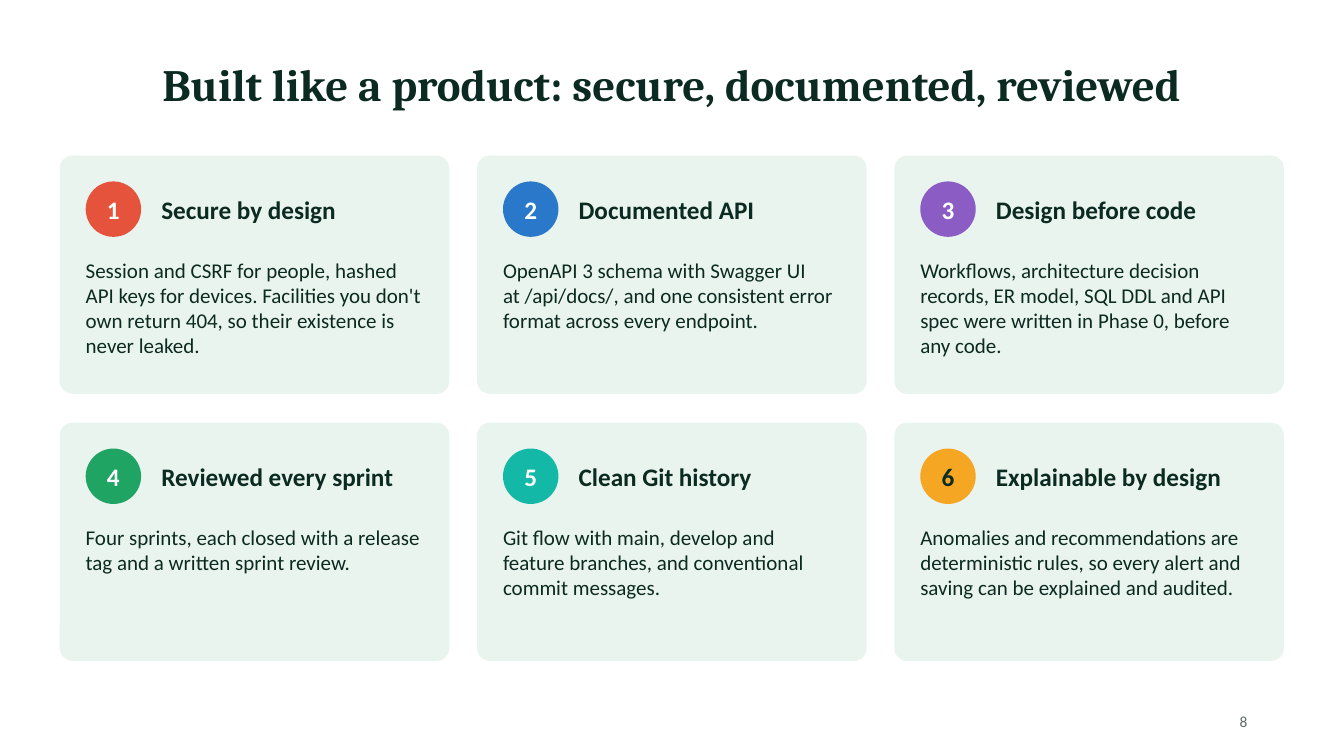
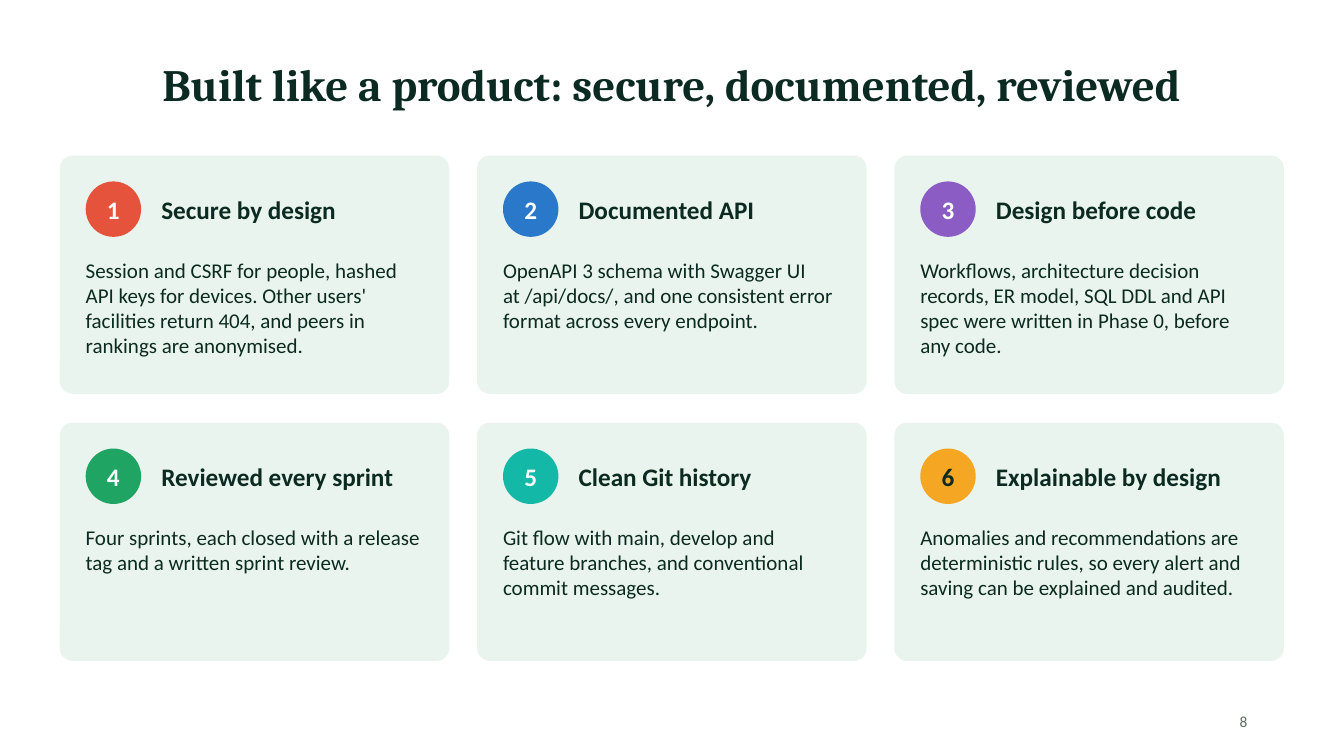
Before and after one commit to Priyanshu2068/mca2-fsdpython-greengrid, a slide deck: slide 8 of submission/2_Project_Presentation.pptx. Drawn at 1344x756 pixels with LibreOffice and Linux fonts; fonts in the diff are those of the drawing. Boxes give left, top, right and bottom in pixels: in the first picture for what was removed or moved away, otherwise in the second. Text is boxed around its words. In the diff, an @@ line names an element or a change of style, - is before the commit and + after.

Commit message:
docs(submission): regenerate PDFs, Word files and deck with the latest changes
All documents now reflect the post-release enhancements (92 tests, 8 pages, role
matrix, user onboarding, add facility, change password, anonymous ranking, live
refresh, solar and diesel telemetry, Docker). The code PDF includes the Docker
files, and the generated PDFs contain no local build paths.

```diff
--- a/submission/2_Project_Presentation.pptx
+++ b/submission/2_Project_Presentation.pptx
@@ text at bbox=[86, 263, 397, 357]: text changed @@
-Session and CSRF for people, hashed API keys for devices. Facilities you don't own return 404, so their existence is never leaked.
+Session and CSRF for people, hashed API keys for devices. Other users' facilities return 404, and peers in rankings are anonymised.
```
Also in this commit, not shown: 7 other slides changed, 1 slide added, 32 other files.
